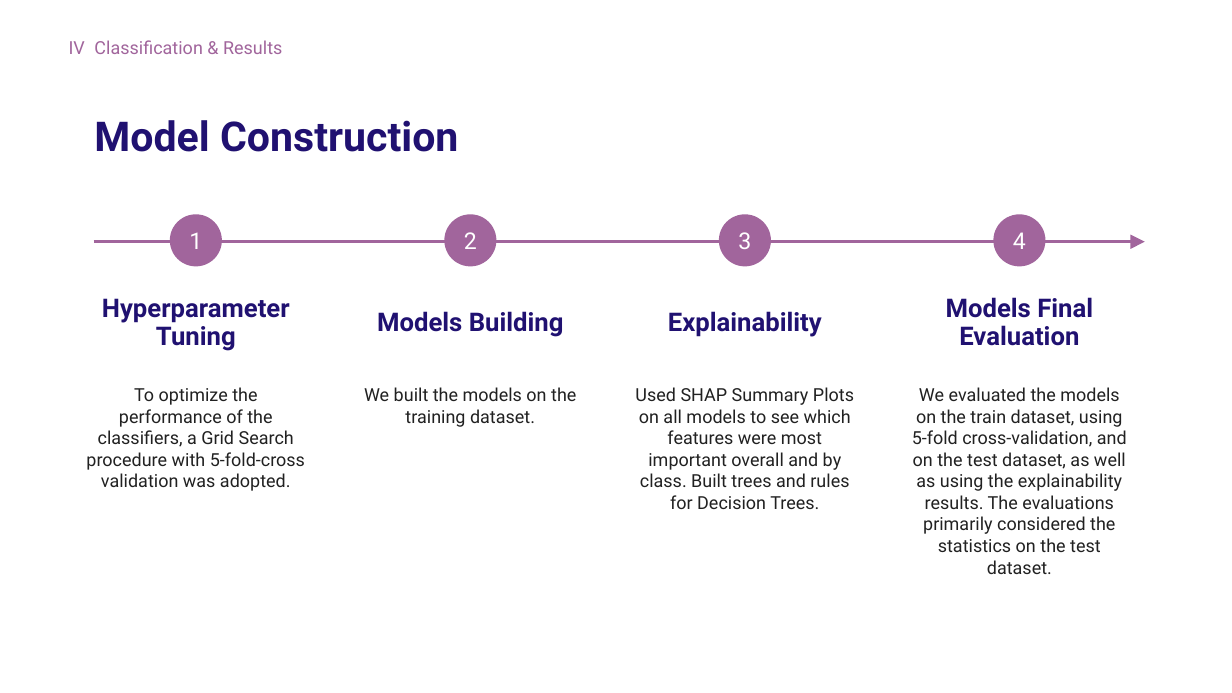
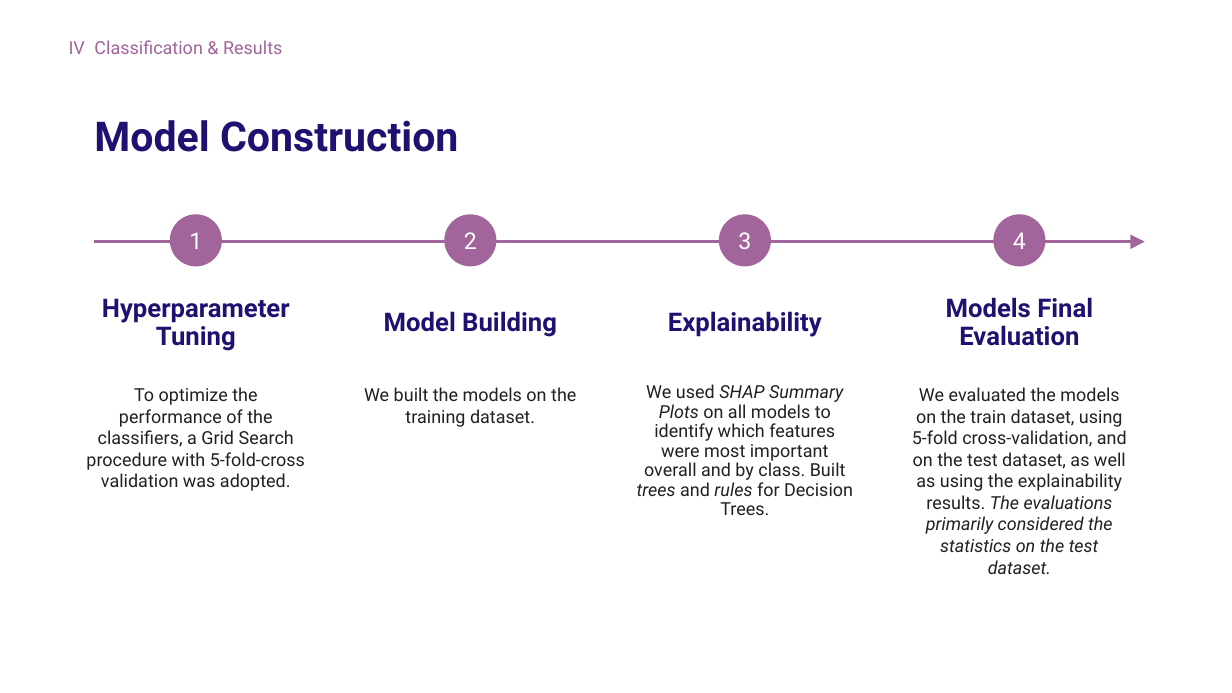
Before and after one commit to Tenshin000/CogniPredictAD, a slide deck: slide 23 of Presentation.pptx. Drawn at 1232x693 pixels with LibreOffice and Linux fonts; fonts in the diff are those of the drawing. Boxes give left, top, right and bottom in pixels: in the first picture for what was removed or moved away, otherwise in the second. Text is boxed around its words. In the diff, an @@ line names an element or a change of style, - is before the commit and + after.

```diff
--- a/Presentation.pptx
+++ b/Presentation.pptx
@@ text at [384, 311, 557, 337]: text changed @@
-Models Building
+Model Building
@@ text at [637, 384, 853, 515]: text changed @@
-Used SHAP Summary Plots on all models to see which features were most important overall and by class. Built trees and rules for Decision Trees.
+We used SHAP Summary Plots on all models to identify which features were most important overall and by class. Built trees and rules for Decision Trees.
@@ text "We evaluated the models on ..." at [912, 387, 1127, 574]: italic on in "The evaluations primarily considered the statistics on ..." @@
```
Also in this commit, not shown: 16 other slides changed, 8 other files.
